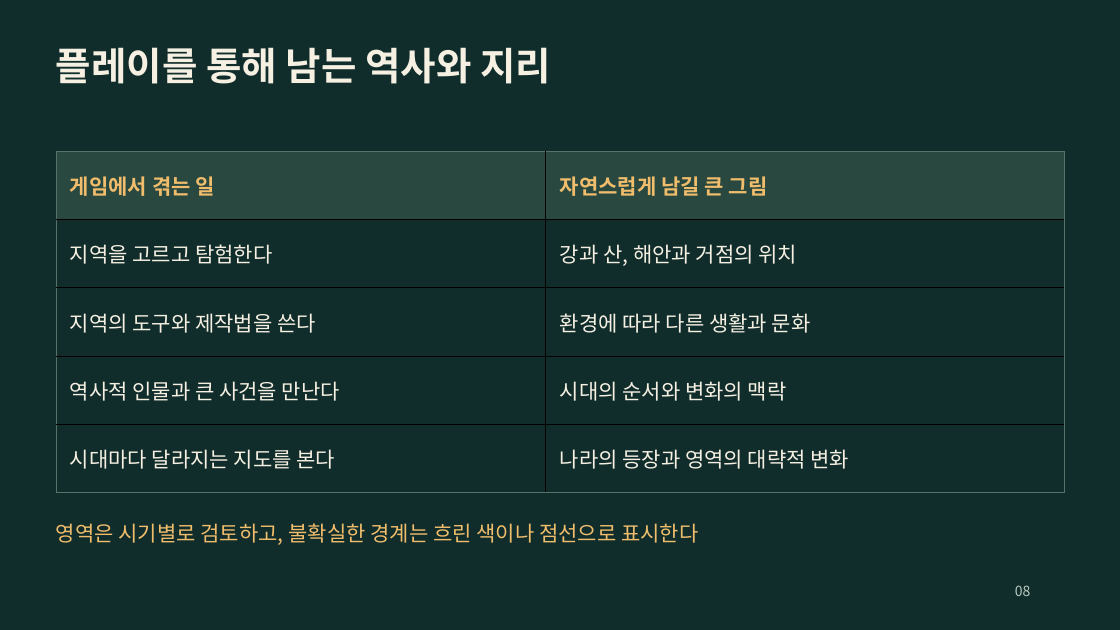
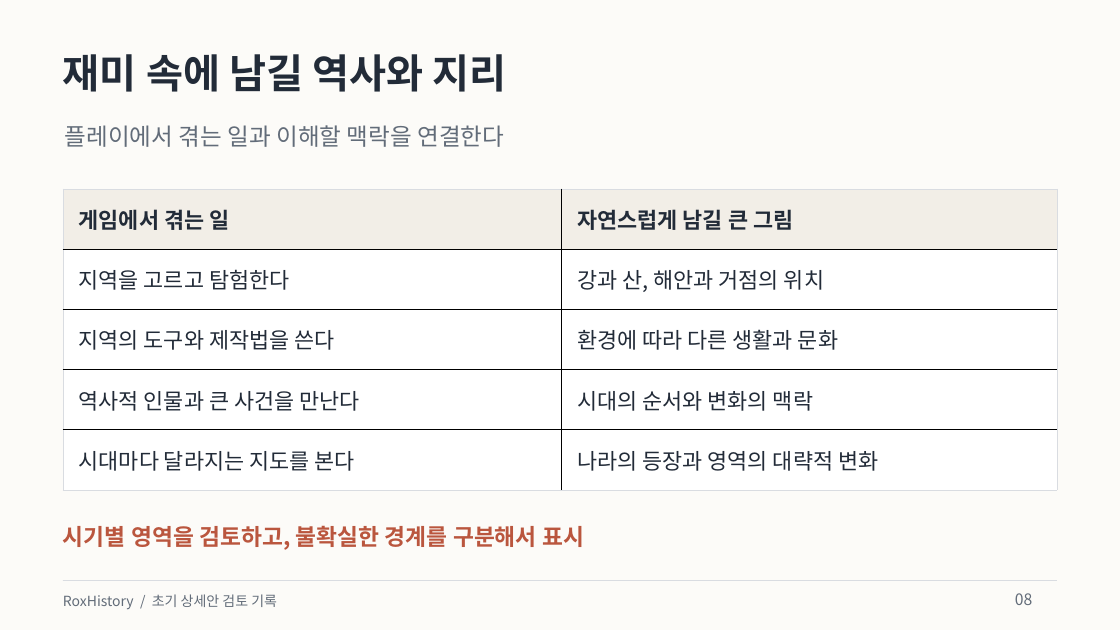
Before and after one commit to byungho-cho/roxhistory, a slide deck: slide 8 of presentations/RoxHistory_Overview_v0.1.pptx. Drawn at 1120x630 pixels with LibreOffice and Linux fonts; fonts in the diff are those of the drawing. Boxes give left, top, right and bottom in pixels: in the first picture for what was removed or moved away, otherwise in the second. Text is boxed around its words. In the diff, an @@ line names an element or a change of style, - is before the commit and + after.

Commit message:
design: refresh presentations with a light editorial style and concise copy

```diff
--- a/presentations/RoxHistory_Overview_v0.1.pptx
+++ b/presentations/RoxHistory_Overview_v0.1.pptx
@@ background #112D2B to #FCFBF8 @@
@@ text at bbox=[63, 54, 506, 92]: text changed; size 33 to 34.5 pt; text colour #F6F0E3 to #222B38 @@
-플레이를 통해 남는 역사와 지리
+재미 속에 남길 역사와 지리
@@ text added at bbox=[65, 125, 504, 147], 20.2 pt, text #626C79 @@
+플레이에서 겪는 일과 이해할 맥락을 연결한다
@@ table at bbox=[63, 189, 1058, 490] @@
@@ fill #29483F to #F2EEE7 in row 1 @@
@@ fill #112D2B to #FFFFFF in 8 cells @@
@@ size 18 to 18.8 pt @@
@@ text colour #F0BD6C to #222B38 in "게임에서 겪는 일", "자연스럽게 남길 큰 그림" @@
@@ text colour #F6F0E3 to #222B38 in "지역을 고르고 탐험한다", "강과 산, 해안과 거점의 위치", "지역의 도구와 제작법을 쓴다", "환경에 따라 다른 생활과 문화" and 4 more places @@
@@ borders changed @@
@@ table: place and size @@
-table at bbox=[56, 151, 1065, 492]
+table at bbox=[63, 189, 1058, 490]
@@ text at bbox=[63, 525, 584, 550]: text changed; size 18 to 19.5 pt; text colour #F0BD6C to #BA563E; bold on @@
-영역은 시기별로 검토하고, 불확실한 경계는 흐린 색이나 점선으로 표시한다
+시기별 영역을 검토하고, 불확실한 경계를 구분해서 표시
@@ rectangle added at bbox=[63, 581, 1057, 581], fill #D9DCE1 @@
@@ text added at bbox=[63, 594, 277, 609], 12 pt, text #626C79 @@
+RoxHistory / 초기 상세안 검토 기록
@@ text "08": place and size @@
-text "08" at bbox=[1015, 585, 1031, 596]
+text "08" at bbox=[1015, 593, 1032, 605]
@@ text "08" at bbox=[1015, 593, 1032, 605]: size 12 to 13.5 pt, text colour #B9C9BF to #626C79 @@
```
Also in this commit, not shown: 7 other slides changed, 2 slides added, 2 slides removed, 8 other files.
